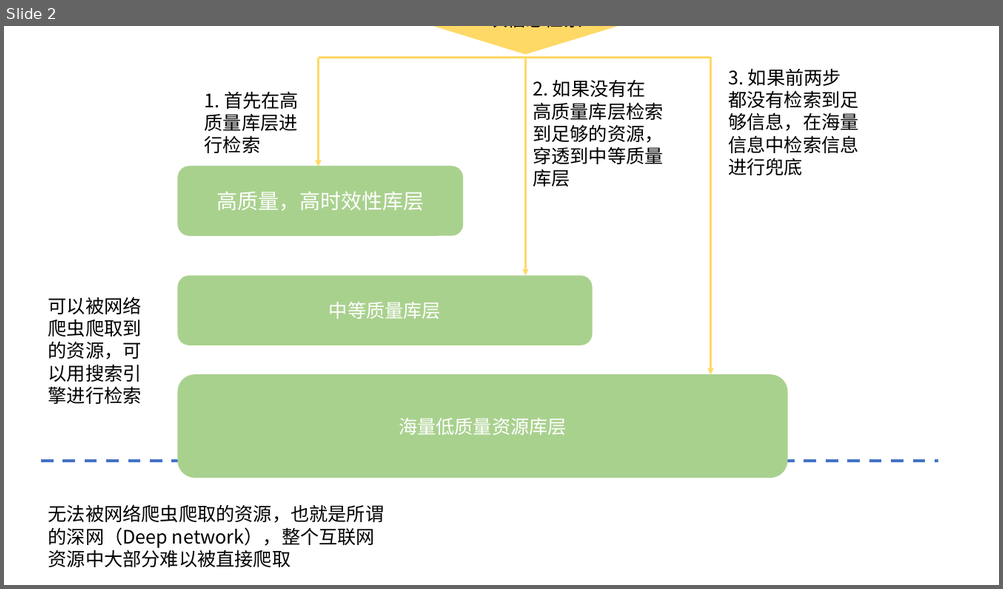
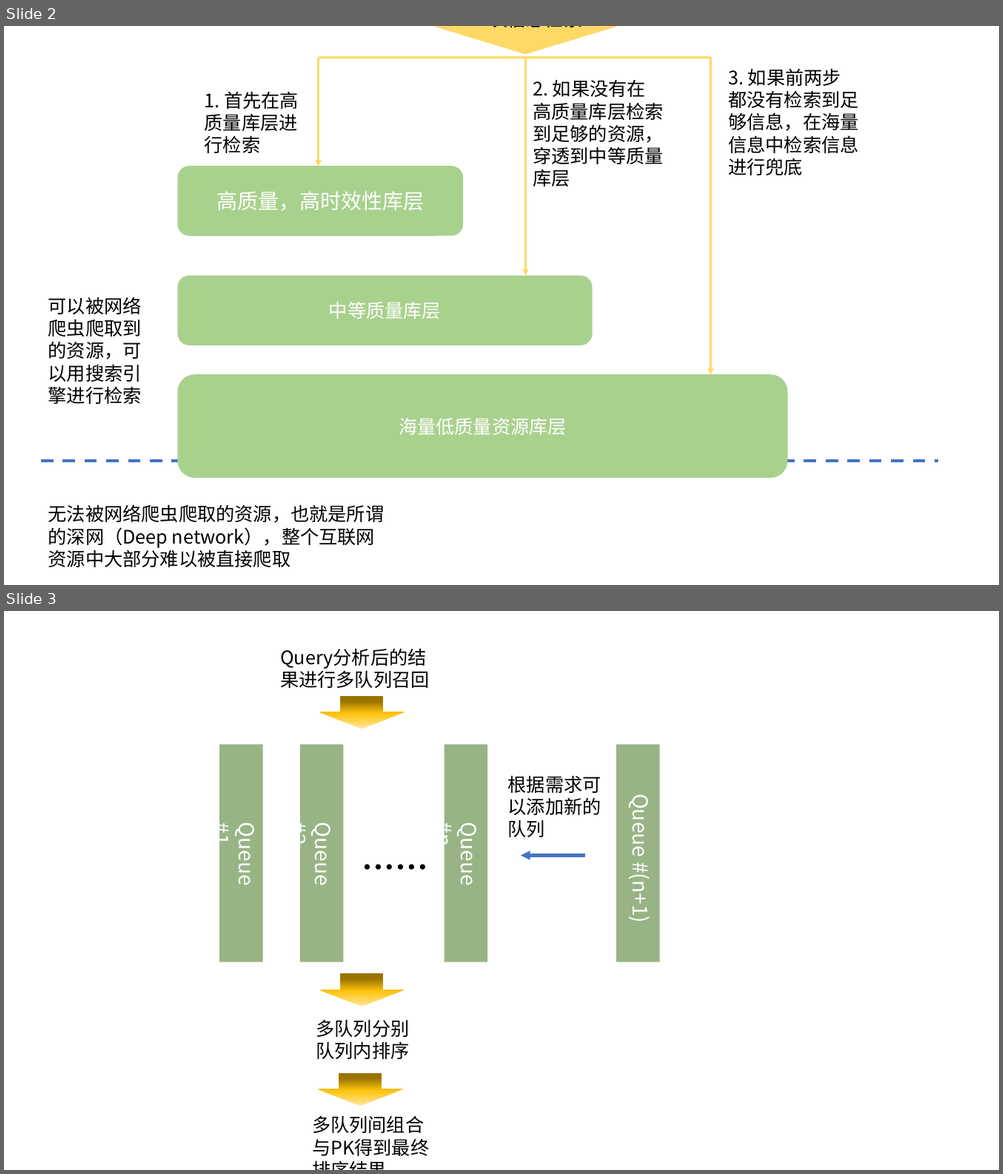
Before and after one commit to FesianXu/AI_Blog, a slide deck: 搜索推荐广告/检索系统/信息检索系统前言/素材.pptx. Shown one above the other, each under a label of ours: slide 2 before the commit, slides 2 and 3 after it. The pictures are 1003x589 and 1003x1174 pixels, drawn with LibreOffice and Linux fonts; fonts in the diff are those of the drawing. Boxes give left, top, right and bottom in pixels: in the first picture for what was removed or moved away, otherwise in the second. Text is boxed around its words. In the diff, an @@ line names an element or a change of style, - is before the commit and + after.

```diff
--- a/搜索推荐广告/检索系统/信息检索系统前言/素材.pptx
+++ b/搜索推荐广告/检索系统/信息检索系统前言/素材.pptx
@@ slide 3 added at (x1=4, y1=611, x2=999, y2=1170), background #FFFFFF @@
@@ group added at (x1=208, y1=642, x2=660, y2=1156): 9 texts, 4 rectangles, 3 right arrows, 1 arrow @@
+……
+Queue #1
+Queue #2
+Queue #n
+Query分析后的结果进行多队列召回
+多队列分别队列内排序
+多队列间组合与PK得到最终排序结果
+Queue #(n+1)
+根据需求可以添加新的队列
```
Also in this commit, not shown: 1 slide removed, 2 other files.
